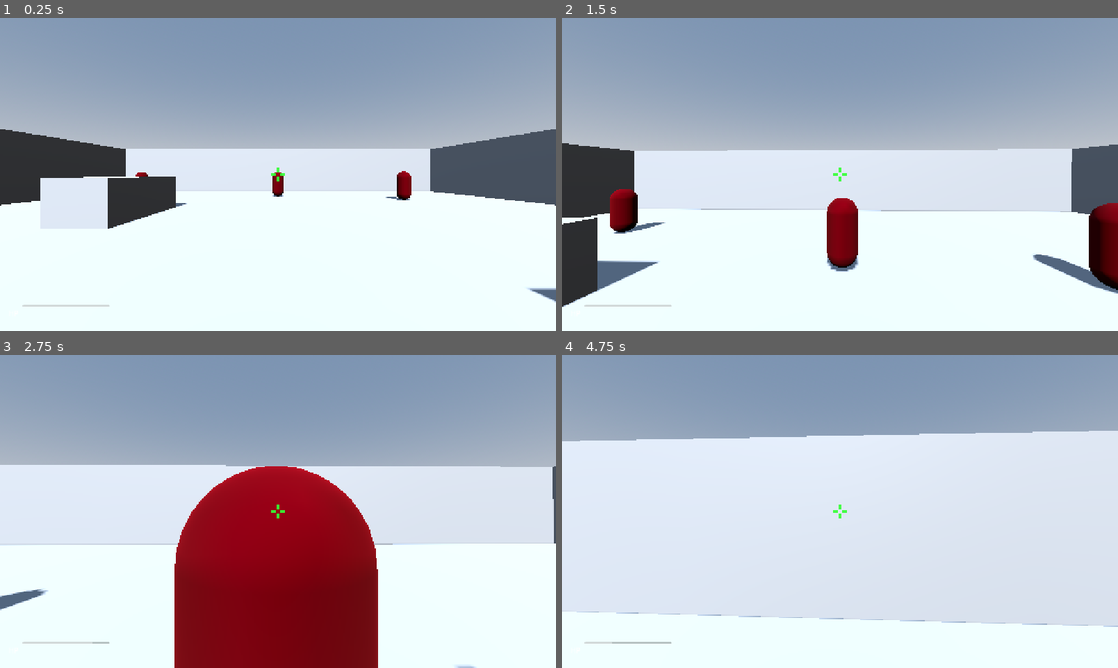
Above: before the commit, frames 1-4 (two rows, left to right).
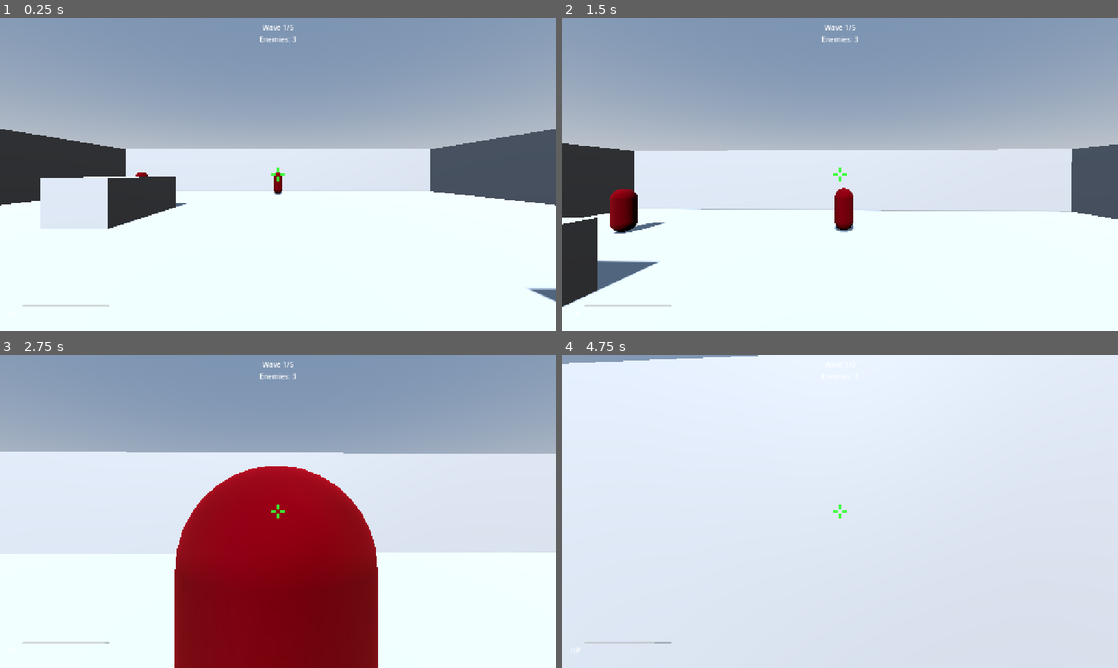
Above: after the commit, the same moments.

Repository: yarlson/hollows
Game: Godot game, scene res://scenes/levels/arena.tscn
Same seed, same stepped clock (60 frames per second), same inputs: the game is played once before the commit and once after it.
Inputs (mouse positions are in pixels of both pictures, inside the frame that each line leads up to):
- Up to frame 1 (0.25 s): no input
- Up to frame 2 (1.5 s): tap Enter at 0.5 s; move the mouse to (867, 174) at 0.52 s; press the mouse at (867, 174) at 0.53 s; hold W (move_forward) from 0.53 s (still down); tap Space (jump) at 0.77 s; move the mouse to (812, 174) at 1.27 s; release the mouse at (812, 174) at 1.28 s; click (812, 174) at 1.35 s
- Up to frame 3 (2.75 s): keep holding W (move_forward); tap Space (jump) at 1.52 s; move the mouse to (289, 505) at 2.02 s; press the mouse at (289, 505) at 2.03 s
- Up to frame 4 (4.75 s): keep holding W (move_forward); move the mouse to (834, 517) at 2.77 s; release the mouse at (834, 517) at 2.78 s; click (834, 517) at 2.85 s; tap Space (jump) at 3.02, 3.77, 4.52 s; move the mouse to (878, 514) at 3.52 s; press the mouse at (878, 514) at 3.53 s; move the mouse to (795, 508) at 4.27 s; release the mouse at (795, 508) at 4.28 s; click (795, 508) at 4.35 s

The runs differ from the first frame. In frame 1, 0.4% of the frame differs, in the area x 46-74%, y 2-59%; in frame 2, 3.1%; in frame 3, 5.7%; in frame 4, 40%, in the area x 0-100%, y 0-100%.

Commit message:
Add wave-based enemy spawning system with dynamic spawn points, escalating difficulty across 5 waves, and victory condition

Diff:
--- a/scenes/enemies/enemy.gd
+++ b/scenes/enemies/enemy.gd
@@ -5,7 +5,7 @@
 enum State { IDLE, CHASE, ATTACK, DEAD }
 
 const CHASE_SPEED: float = 4.0
-const ATTACK_DAMAGE: int = 10
+const ATTACK_DAMAGE: int = 5
 const ATTACK_COOLDOWN: float = 1.0
 const DETECTION_RANGE: float = 15.0
 const ATTACK_RANGE: float = 2.0
--- a/scenes/levels/arena.gd
+++ b/scenes/levels/arena.gd
@@ -1,14 +1,71 @@
 extends Node3D
+
+const ENEMY_SCENE: PackedScene = preload("res://scenes/enemies/enemy.tscn")
+const WAVE_COUNTS := [3, 4, 5, 6, 8]
+const WAVE_DELAY: float = 2.0
+
+var _current_wave: int = 0
+var _enemies_alive: int = 0
+var _game_over: bool = false
+var _spawn_positions: Array[Vector3] = []
 
 @onready var _player: CharacterBody3D = $Player
 @onready var _hud: CanvasLayer = $HUD
+@onready var _wave_timer: Timer = $WaveTimer
 
 
 func _ready() -> void:
+	for child in $SpawnPoints.get_children():
+		var sp := child as Node3D
+		_spawn_positions.append(sp.global_position)
 	_player.health_changed.connect(_hud.update_health)
-	_player.died.connect(_hud.show_game_over)
+	_player.died.connect(_on_player_died)
 	_hud.restart_requested.connect(_on_restart)
 	_player.add_to_group(&"player")
+	_wave_timer.timeout.connect(_on_wave_timer_timeout)
+	_start_wave()
+
+
+func _start_wave() -> void:
+	_current_wave += 1
+	var count: int = WAVE_COUNTS[_current_wave - 1]
+	_enemies_alive = count
+	_hud.update_wave_info(_current_wave, WAVE_COUNTS.size())
+	_hud.update_enemy_count(_enemies_alive)
+	_spawn_enemies(count)
+
+
+func _spawn_enemies(count: int) -> void:
+	var positions := _spawn_positions.duplicate()
+	positions.shuffle()
+	for i in count:
+		var enemy := ENEMY_SCENE.instantiate() as CharacterBody3D
+		add_child(enemy)
+		enemy.global_position = positions[i % positions.size()]
+		enemy.connect(&"died", _on_enemy_died)
+
+
+func _on_enemy_died() -> void:
+	_enemies_alive -= 1
+	_hud.update_enemy_count(_enemies_alive)
+	if _enemies_alive <= 0 and not _game_over:
+		if _current_wave >= WAVE_COUNTS.size():
+			_player.set_process_unhandled_input(false)
+			_player.set_physics_process(false)
+			Input.mouse_mode = Input.MOUSE_MODE_VISIBLE
+			_hud.show_victory()
+		else:
+			_wave_timer.start(WAVE_DELAY)
+
+
+func _on_player_died() -> void:
+	_game_over = true
+	_wave_timer.stop()
+	_hud.show_game_over()
+
+
+func _on_wave_timer_timeout() -> void:
+	_start_wave()
 
 
 func _on_restart() -> void:
--- a/scenes/levels/arena.tscn
+++ b/scenes/levels/arena.tscn
@@ -1,8 +1,7 @@
-[gd_scene load_steps=7 format=3]
+[gd_scene load_steps=6 format=3]
 
 [ext_resource type="Script" path="res://scenes/levels/arena.gd" id="0_script"]
 [ext_resource type="PackedScene" path="res://scenes/player/player.tscn" id="1_player"]
-[ext_resource type="PackedScene" path="res://scenes/enemies/enemy.tscn" id="2_enemy"]
 [ext_resource type="PackedScene" path="res://scenes/ui/hud.tscn" id="3_hud"]
 
 [sub_resource type="ProceduralSkyMaterial" id="ProceduralSkyMaterial_1"]
@@ -86,19 +85,33 @@
 [node name="Player" parent="." instance=ExtResource("1_player")]
 transform = Transform3D(1, 0, 0, 0, 1, 0, 0, 0, 1, 0, 0, 5)
 
-[node name="Enemy1" parent="." instance=ExtResource("2_enemy")]
+[node name="SpawnPoints" type="Node3D" parent="."]
+
+[node name="SP1" type="Marker3D" parent="SpawnPoints"]
 transform = Transform3D(1, 0, 0, 0, 1, 0, 0, 0, 1, 10, 0, 10)
 
-[node name="Enemy2" parent="." instance=ExtResource("2_enemy")]
+[node name="SP2" type="Marker3D" parent="SpawnPoints"]
 transform = Transform3D(1, 0, 0, 0, 1, 0, 0, 0, 1, -10, 0, -10)
 
-[node name="Enemy3" parent="." instance=ExtResource("2_enemy")]
-transform = Transform3D(1, 0, 0, 0, 1, 0, 0, 0, 1, 8, 0, -8)
+[node name="SP3" type="Marker3D" parent="SpawnPoints"]
+transform = Transform3D(1, 0, 0, 0, 1, 0, 0, 0, 1, 10, 0, -10)
 
-[node name="Enemy4" parent="." instance=ExtResource("2_enemy")]
-transform = Transform3D(1, 0, 0, 0, 1, 0, 0, 0, 1, -8, 0, 8)
+[node name="SP4" type="Marker3D" parent="SpawnPoints"]
+transform = Transform3D(1, 0, 0, 0, 1, 0, 0, 0, 1, -10, 0, 10)
 
-[node name="Enemy5" parent="." instance=ExtResource("2_enemy")]
-transform = Transform3D(1, 0, 0, 0, 1, 0, 0, 0, 1, 0, 0, -10)
+[node name="SP5" type="Marker3D" parent="SpawnPoints"]
+transform = Transform3D(1, 0, 0, 0, 1, 0, 0, 0, 1, 0, 0, -12)
+
+[node name="SP6" type="Marker3D" parent="SpawnPoints"]
+transform = Transform3D(1, 0, 0, 0, 1, 0, 0, 0, 1, 12, 0, 0)
+
+[node name="SP7" type="Marker3D" parent="SpawnPoints"]
+transform = Transform3D(1, 0, 0, 0, 1, 0, 0, 0, 1, -12, 0, 0)
+
+[node name="SP8" type="Marker3D" parent="SpawnPoints"]
+transform = Transform3D(1, 0, 0, 0, 1, 0, 0, 0, 1, 0, 0, 12)
+
+[node name="WaveTimer" type="Timer" parent="."]
+one_shot = true
 
 [node name="HUD" parent="." instance=ExtResource("3_hud")]
--- a/scenes/ui/hud.gd
+++ b/scenes/ui/hud.gd
@@ -5,11 +5,17 @@
 @onready var _health_bar: ProgressBar = $HealthContainer/HBox/HealthBar
 @onready var _game_over_panel: PanelContainer = $GameOverPanel
 @onready var _restart_button: Button = $GameOverPanel/VBox/RestartButton
+@onready var _victory_panel: PanelContainer = $VictoryPanel
+@onready var _victory_restart: Button = $VictoryPanel/VBox/RestartButton
+@onready var _wave_label: Label = $WaveInfo/WaveLabel
+@onready var _enemy_count_label: Label = $WaveInfo/EnemyCountLabel
 
 
 func _ready() -> void:
 	_restart_button.pressed.connect(_on_restart_pressed)
+	_victory_restart.pressed.connect(_on_restart_pressed)
 	_game_over_panel.visible = false
+	_victory_panel.visible = false
 
 
 func update_health(new_health: int, max_health: int) -> void:
@@ -17,9 +23,21 @@
 	_health_bar.value = new_health
 
 
+func update_wave_info(wave: int, total_waves: int) -> void:
+	_wave_label.text = "Wave %d/%d" % [wave, total_waves]
+
+
+func update_enemy_count(count: int) -> void:
+	_enemy_count_label.text = "Enemies: %d" % count
+
+
 func show_game_over() -> void:
 	_game_over_panel.visible = true
 
 
+func show_victory() -> void:
+	_victory_panel.visible = true
+
+
 func _on_restart_pressed() -> void:
 	restart_requested.emit()
--- a/scenes/ui/hud.tscn
+++ b/scenes/ui/hud.tscn
@@ -72,6 +72,27 @@
 value = 100.0
 show_percentage = false
 
+[node name="WaveInfo" type="VBoxContainer" parent="."]
+anchors_preset = 5
+anchor_left = 0.5
+anchor_right = 0.5
+offset_left = -80.0
+offset_top = 10.0
+offset_right = 80.0
+offset_bottom = 60.0
+grow_horizontal = 2
+mouse_filter = 2
+
+[node name="WaveLabel" type="Label" parent="WaveInfo"]
+layout_mode = 2
+text = "Wave 1/5"
+horizontal_alignment = 1
+
+[node name="EnemyCountLabel" type="Label" parent="WaveInfo"]
+layout_mode = 2
+text = "Enemies: 3"
+horizontal_alignment = 1
+
 [node name="GameOverPanel" type="PanelContainer" parent="."]
 visible = false
 anchors_preset = 8
@@ -98,3 +119,30 @@
 [node name="RestartButton" type="Button" parent="GameOverPanel/VBox"]
 layout_mode = 2
 text = "Restart"
+
+[node name="VictoryPanel" type="PanelContainer" parent="."]
+visible = false
+anchors_preset = 8
+anchor_left = 0.5
+anchor_top = 0.5
+anchor_right = 0.5
+anchor_bottom = 0.5
+offset_left = -120.0
+offset_top = -60.0
+offset_right = 120.0
+offset_bottom = 60.0
+grow_horizontal = 2
+grow_vertical = 2
+
+[node name="VBox" type="VBoxContainer" parent="VictoryPanel"]
+layout_mode = 2
+alignment = 1
+
+[node name="VictoryLabel" type="Label" parent="VictoryPanel/VBox"]
+layout_mode = 2
+text = "VICTORY!"
+horizontal_alignment = 1
+
+[node name="RestartButton" type="Button" parent="VictoryPanel/VBox"]
+layout_mode = 2
+text = "Play Again"
Not shown, changed: docs/context/summary.md
